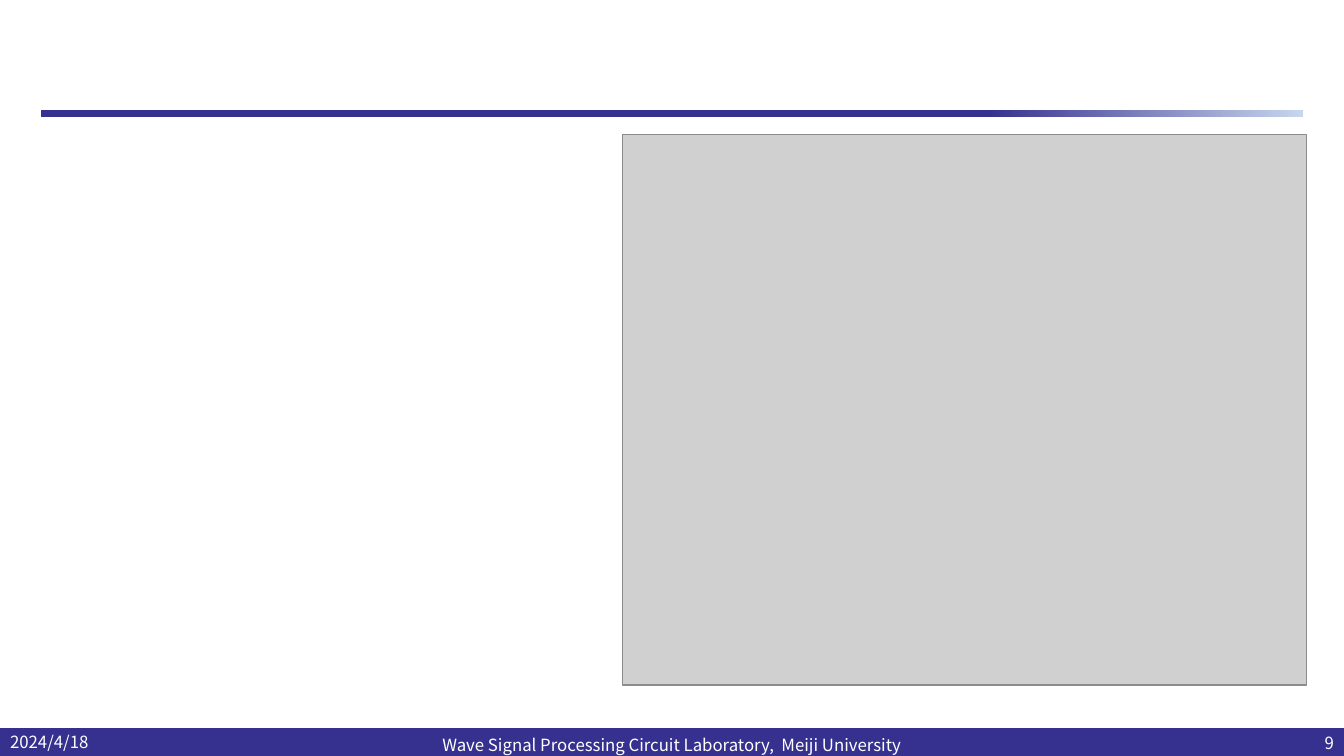
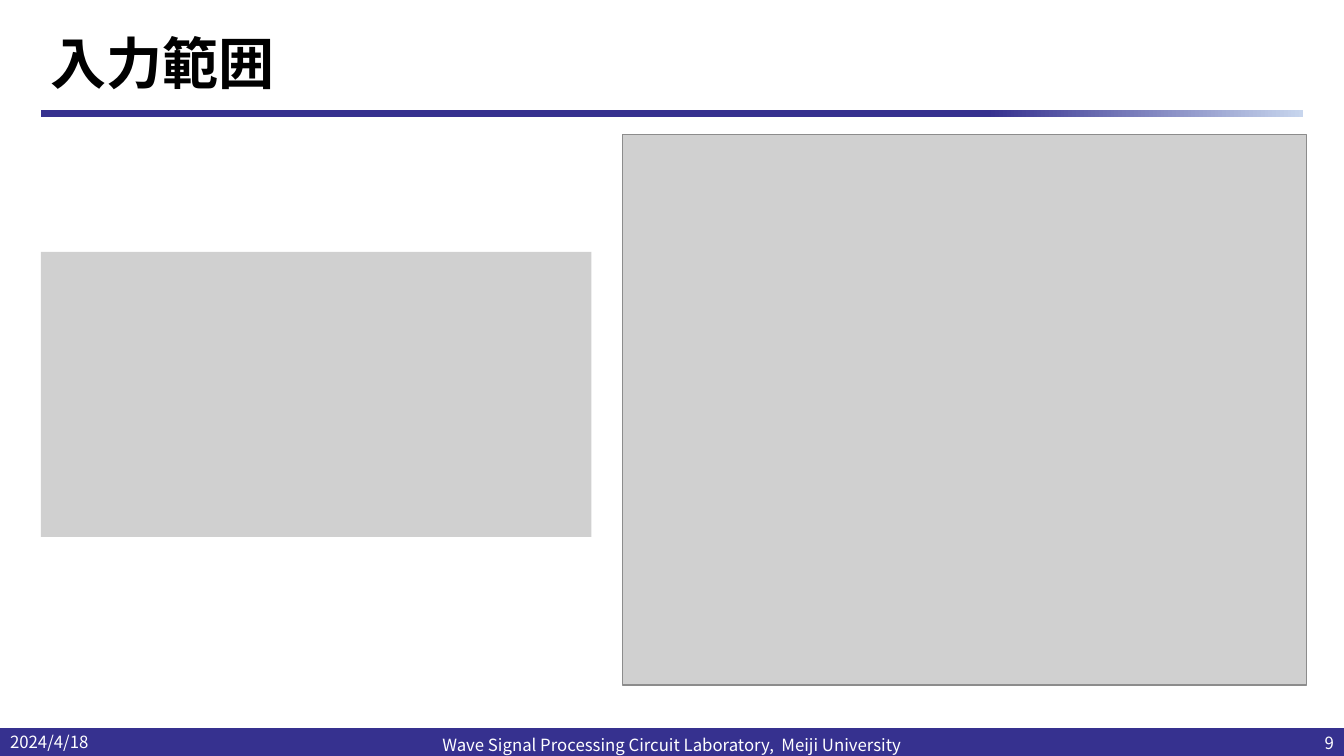
Before and after one commit to kjm-desktop10400/reserch, a slide deck: slide 9 of IHP_2024/20240418/20240418小島光.pptx. Drawn at 1344x756 pixels with LibreOffice and Linux fonts; fonts in the diff are those of the drawing; grey boxes stand for pictures; background and template pictures are left out. Boxes give left, top, right and bottom in pixels: in the first picture for what was removed or moved away, otherwise in the second. Text is boxed around its words. In the diff, an @@ line names an element or a change of style, - is before the commit and + after.

```diff
--- a/IHP_2024/20240418/20240418小島光.pptx
+++ b/IHP_2024/20240418/20240418小島光.pptx
@@ title added at [51, 36, 275, 89], 40 pt, text #000000, bold @@
+入力範囲
@@ picture added at [41, 252, 592, 537] @@
```
